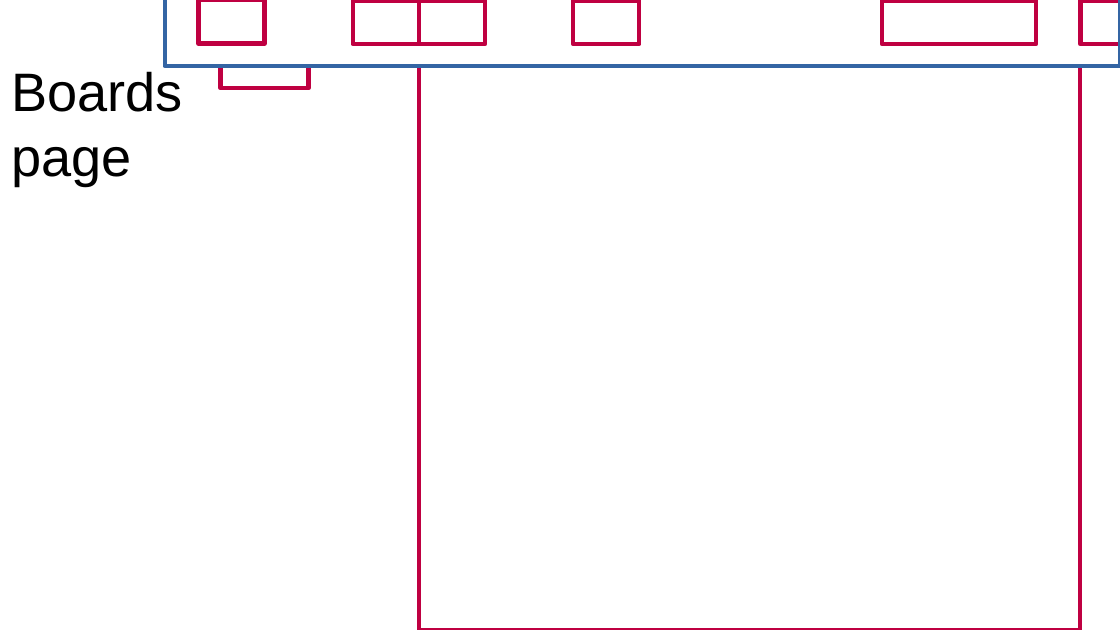
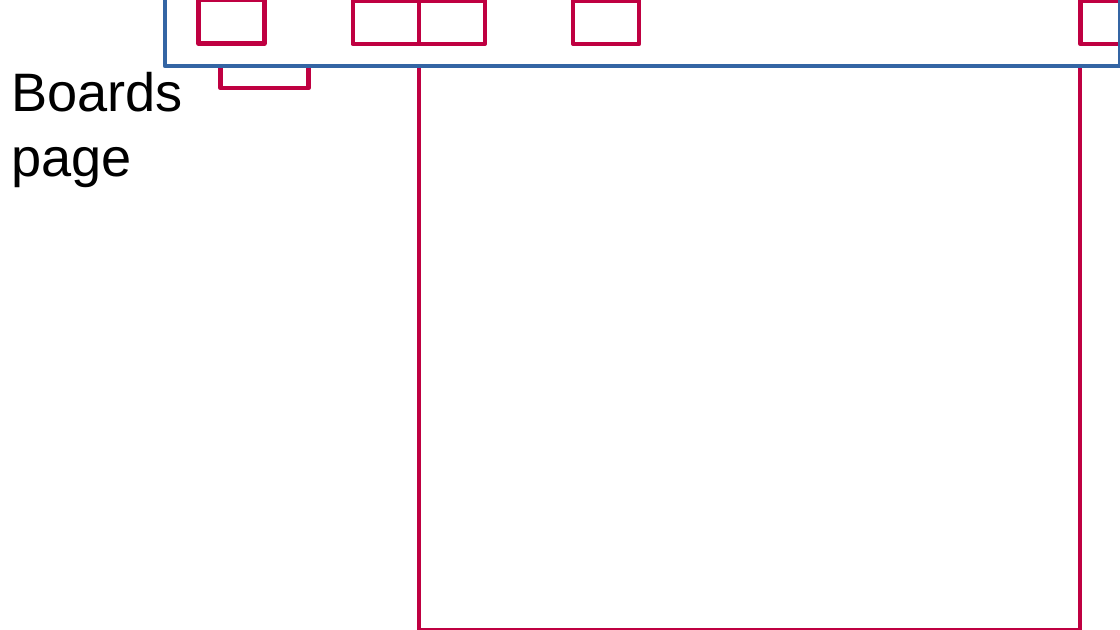
Before and after one commit to irisor/Iristaram, a slide deck: slide 3 of Documents/מצגת אפיון.pptx. Drawn at 1120x630 pixels with LibreOffice and Linux fonts; fonts in the diff are those of the drawing; background and template pictures are left out. Boxes give left, top, right and bottom in pixels: in the first picture for what was removed or moved away, otherwise in the second. Text is boxed around its words. In the diff, an @@ line names an element or a change of style, - is before the commit and + after.

```diff
--- a/Documents/מצגת אפיון.pptx
+++ b/Documents/מצגת אפיון.pptx
@@ rectangle removed at [881,0,1036,44] @@
```
Also in this commit, not shown: 7 other slides changed, 4 slides removed.
